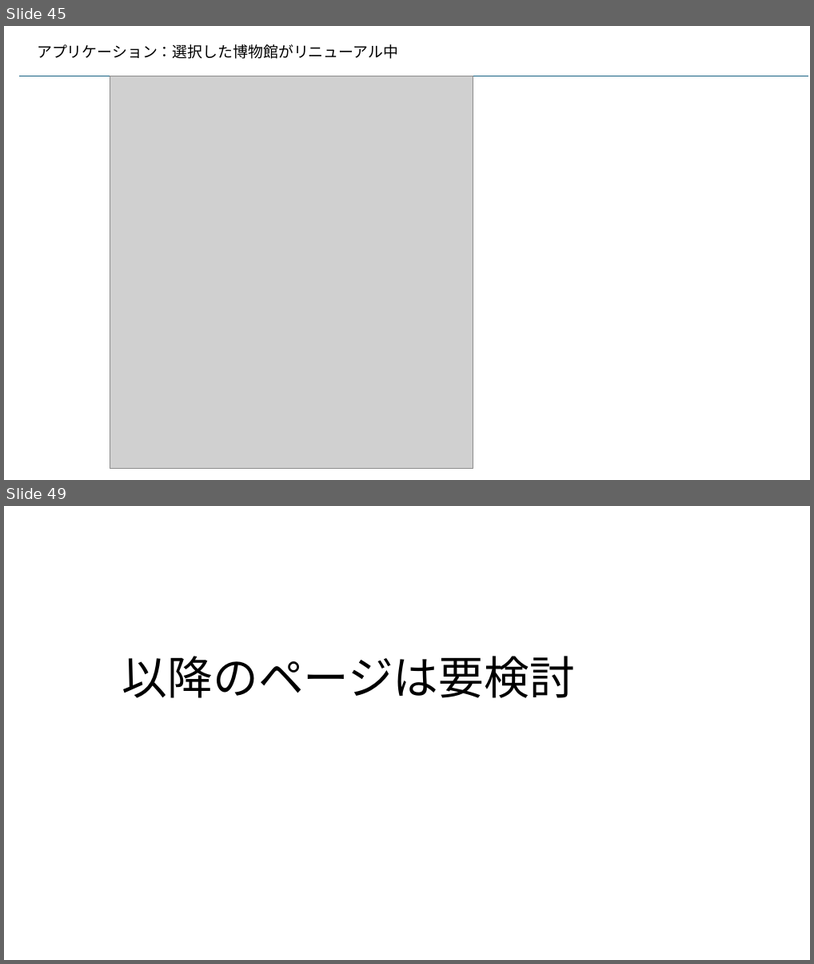
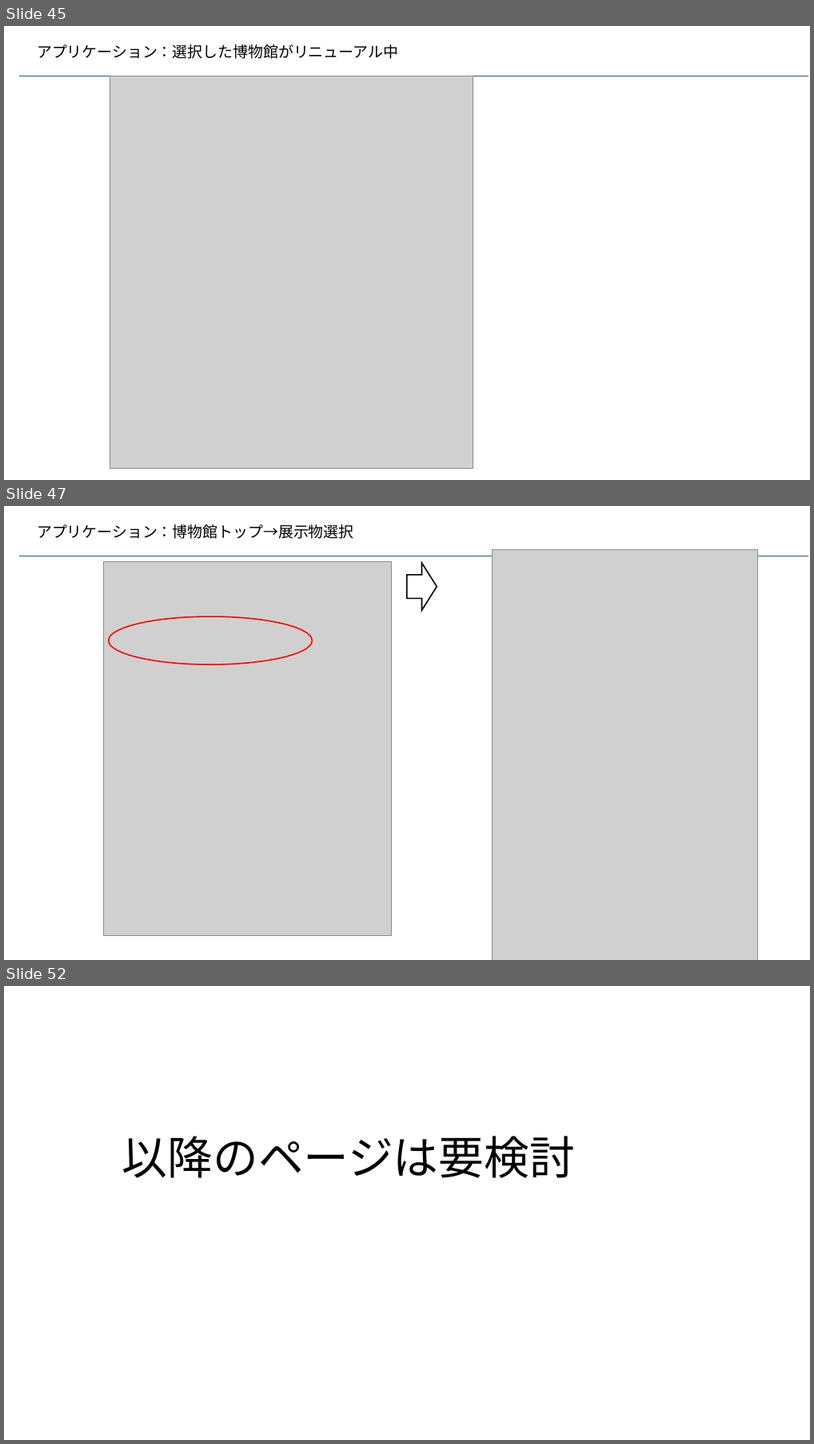
Before and after one commit to kaze-lab/museum_app_proj, a slide deck: 展示物アプリ仕様.pptx. Shown one above the other, each under a label of ours: slides 45 and 49 before the commit, slides 45, 47 and 52 after it; the slides between them are not shown. The pictures are 814x964 and 814x1444 pixels, drawn with LibreOffice and Linux fonts; fonts in the diff are those of the drawing; grey boxes stand for pictures. Boxes give left, top, right and bottom in pixels: in the first picture for what was removed or moved away, otherwise in the second. Text is boxed around its words. In the diff, an @@ line names an element or a change of style, - is before the commit and + after.

```diff
--- a/展示物アプリ仕様.pptx
+++ b/展示物アプリ仕様.pptx
@@ slide 47 added at (x1=4, y1=506, x2=810, y2=960), background #FFFFFF @@
@@ text added at (x1=37, y1=524, x2=354, y2=539), 18 pt, text #000000 @@
+アプリケーション：博物館トップ→展示物選択
@@ picture added at (x1=493, y1=549, x2=758, y2=960) @@
@@ line added from (19, 556) to (809, 556), #156082 1.5 pt @@
@@ picture added at (x1=103, y1=562, x2=392, y2=936) @@
@@ right arrow added at (x1=407, y1=563, x2=437, y2=610), outline #000000 1.5 pt @@
@@ ellipse added at (x1=109, y1=616, x2=313, y2=664), outline #FF0000 1.5 pt @@
@@ what was slide 49 is now slide 52 @@
```
Also in this commit, not shown: 2 other slides added, 4 other files.
